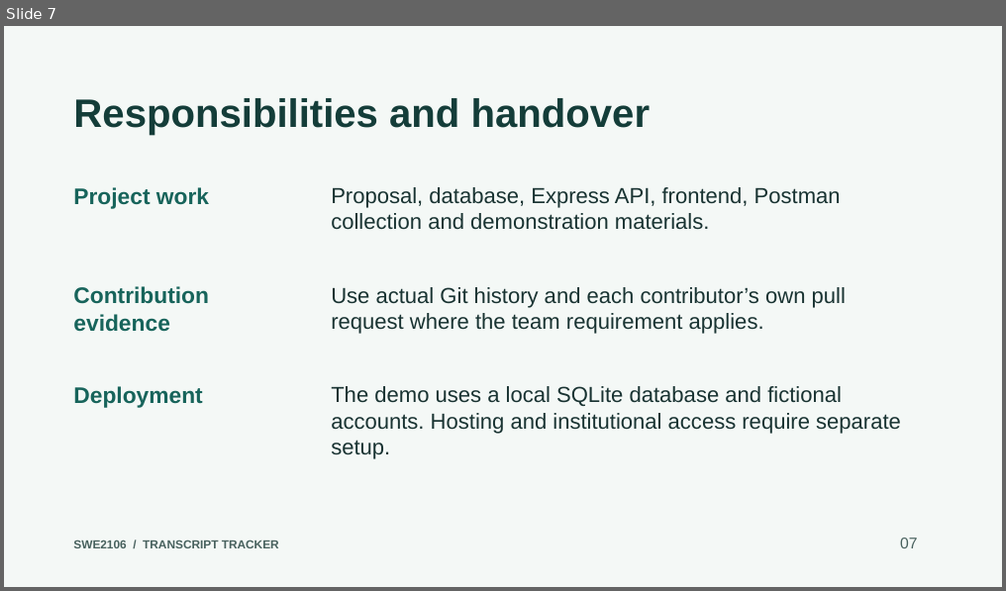
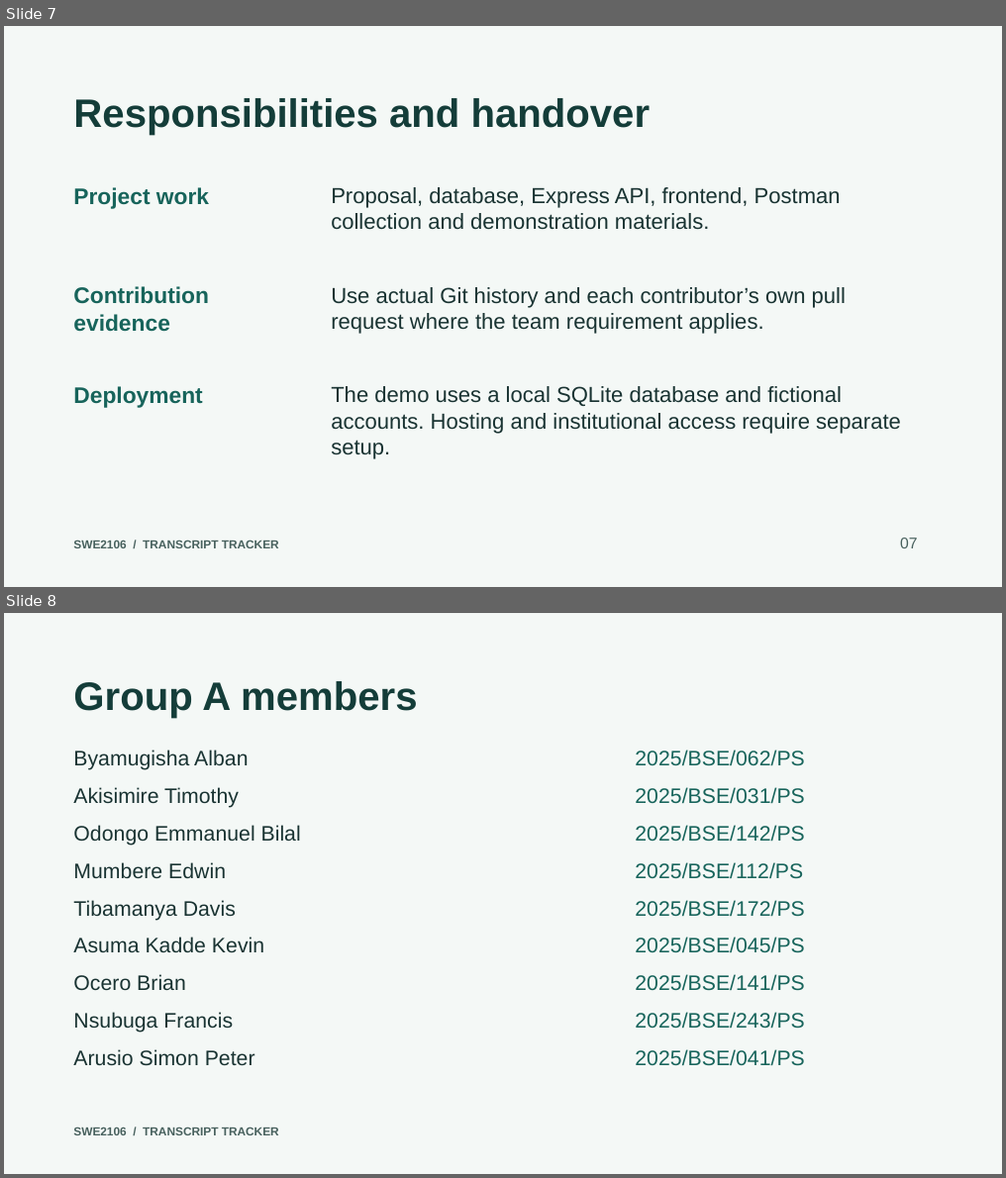
Before and after one commit to albanbyamugisha/swe2106-transcript-tracker, a slide deck: presentation/Transcript_Tracker_Demo.pptx. Shown one above the other, each under a label of ours: slide 7 before the commit, slides 7 and 8 after it. The pictures are 1006x591 and 1006x1178 pixels, drawn with LibreOffice and Linux fonts; fonts in the diff are those of the drawing. Boxes give left, top, right and bottom in pixels: in the first picture for what was removed or moved away, otherwise in the second. Text is boxed around its words. In the diff, an @@ line names an element or a change of style, - is before the commit and + after.

Commit message:
Finalize Group A submission and design materials

```diff
--- a/presentation/Transcript_Tracker_Demo.pptx
+++ b/presentation/Transcript_Tracker_Demo.pptx
@@ slide 8 added at (4, 613, 1002, 1174), background #F4F8F6 @@
@@ text added at (73, 681, 417, 719), 38.2 pt, text #143D39, bold @@
+Group A members
@@ text added at (73, 750, 248, 770), 20.2 pt, text #193332 @@
+Byamugisha Alban
@@ text added at (635, 750, 804, 766), 20.2 pt, text #17645B @@
+2025/BSE/062/PS
@@ text added at (73, 787, 239, 808), 20.2 pt, text #193332 @@
+Akisimire Timothy
@@ text added at (635, 787, 804, 804), 20.2 pt, text #17645B @@
+2025/BSE/031/PS
@@ text added at (73, 825, 301, 846), 20.2 pt, text #193332 @@
+Odongo Emmanuel Bilal
@@ text added at (635, 825, 804, 842), 20.2 pt, text #17645B @@
+2025/BSE/142/PS
@@ text added at (73, 862, 226, 878), 20.2 pt, text #193332 @@
+Mumbere Edwin
@@ text added at (635, 862, 803, 879), 20.2 pt, text #17645B @@
+2025/BSE/112/PS
@@ text added at (73, 900, 236, 921), 20.2 pt, text #193332 @@
+Tibamanya Davis
@@ text added at (635, 900, 804, 917), 20.2 pt, text #17645B @@
+2025/BSE/172/PS
@@ text added at (73, 937, 264, 953), 20.2 pt, text #193332 @@
+Asuma Kadde Kevin
@@ text added at (635, 937, 804, 954), 20.2 pt, text #17645B @@
+2025/BSE/045/PS
@@ text added at (73, 974, 186, 990), 20.2 pt, text #193332 @@
+Ocero Brian
@@ text added at (635, 974, 804, 991), 20.2 pt, text #17645B @@
+2025/BSE/141/PS
@@ text added at (73, 1012, 233, 1033), 20.2 pt, text #193332 @@
+Nsubuga Francis
@@ text added at (635, 1012, 804, 1029), 20.2 pt, text #17645B @@
+2025/BSE/243/PS
@@ text added at (73, 1050, 255, 1066), 20.2 pt, text #193332 @@
+Arusio Simon Peter
@@ text added at (635, 1050, 804, 1066), 20.2 pt, text #17645B @@
+2025/BSE/041/PS
@@ text added at (73, 1128, 279, 1136), 11.2 pt, text #48615E, bold @@
+SWE2106 / TRANSCRIPT TRACKER
```
Also in this commit, not shown: 1 slide changed, 1 other slide added, 6 other files.
